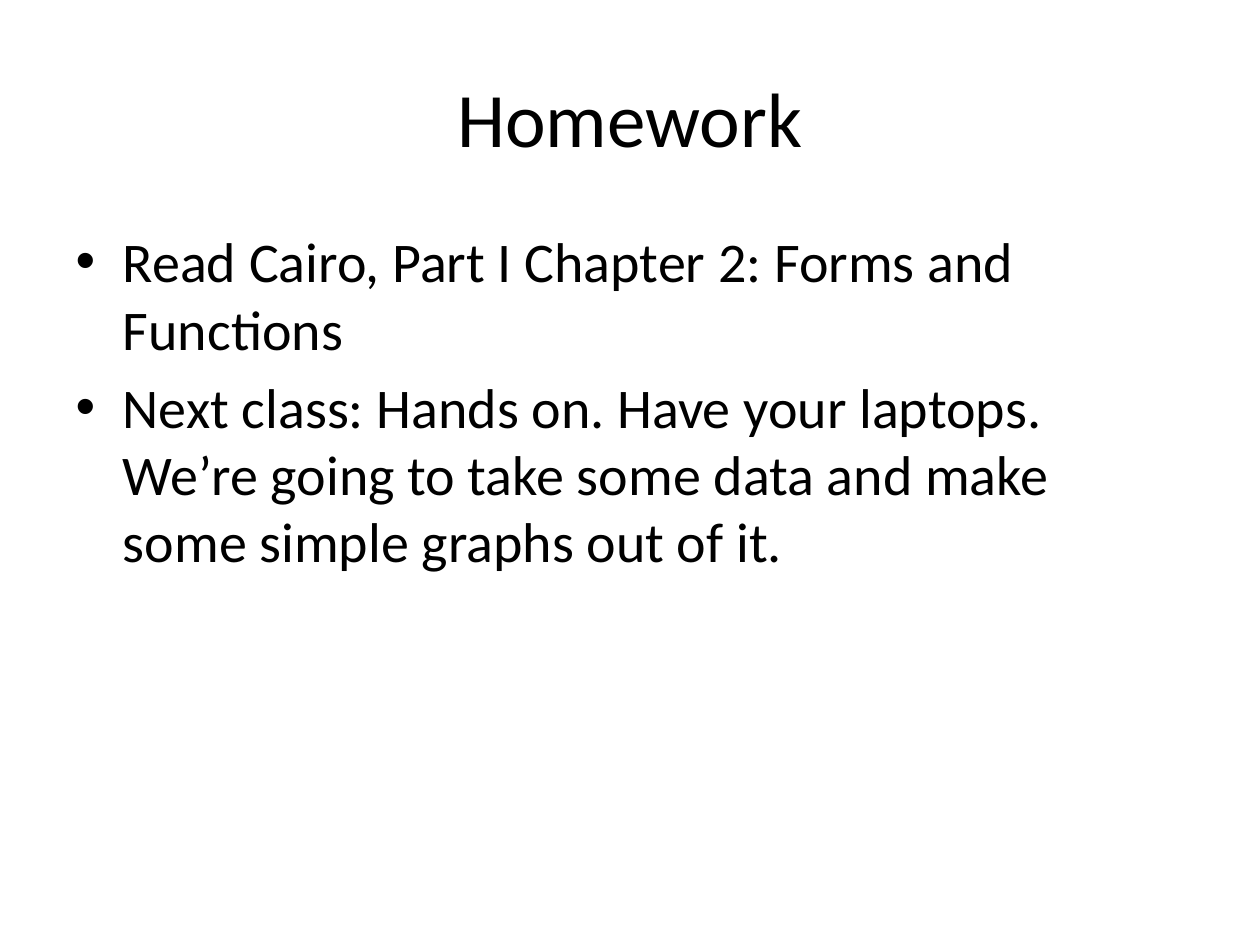
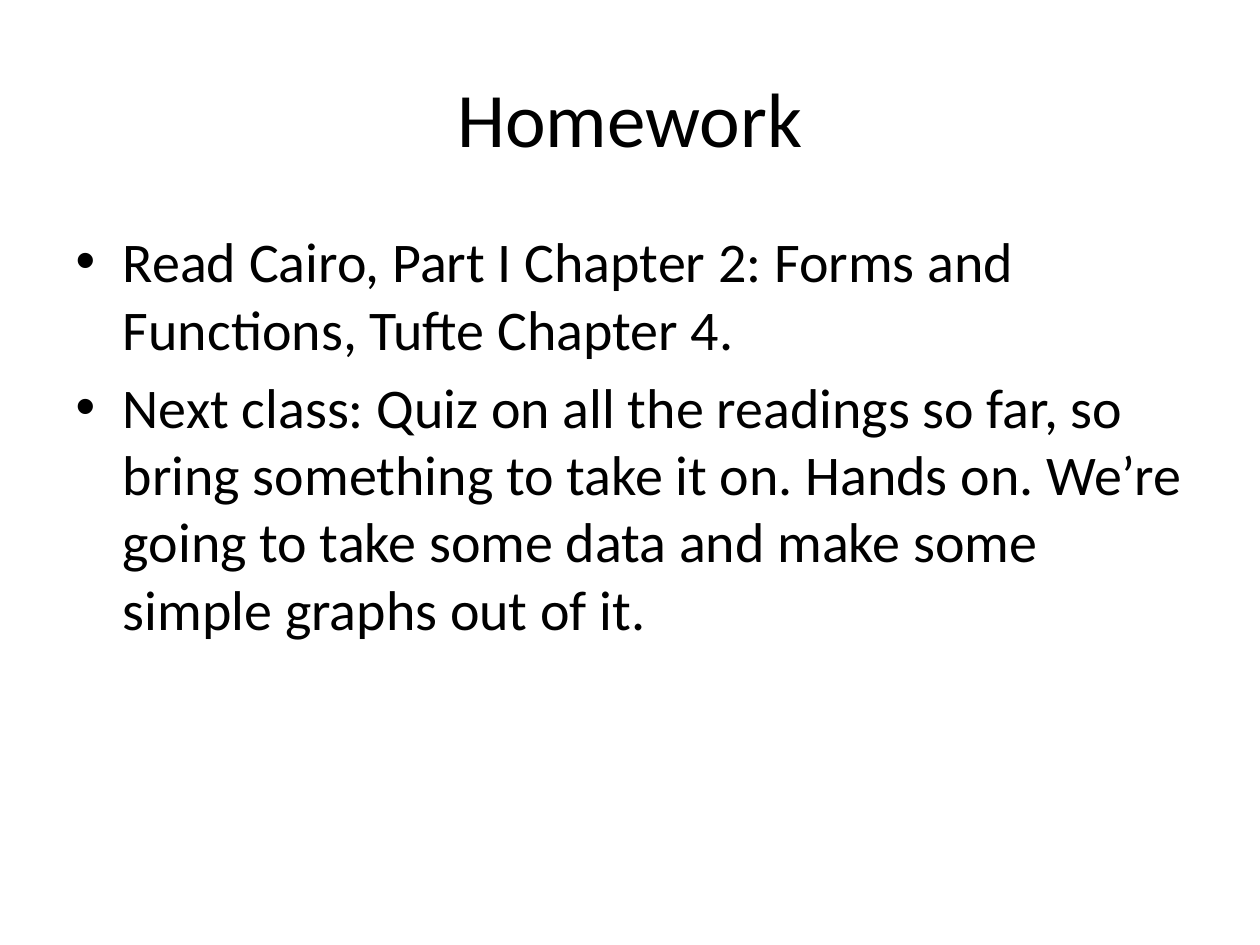
Before and after one commit to mattwaite/JOUR491-Data-Visualization, a slide deck: slide 11 of Lectures/Class3_GraphicalExcellence.pptx. Drawn at 1260x945 pixels with LibreOffice and Linux fonts; fonts in the diff are those of the drawing. Boxes give left, top, right and bottom in pixels: in the first picture for what was removed or moved away, otherwise in the second. Text is boxed around its words. In the diff, an @@ line names an element or a change of style, - is before the commit and + after.

```diff
--- a/Lectures/Class3_GraphicalExcellence.pptx
+++ b/Lectures/Class3_GraphicalExcellence.pptx
@@ text at (123, 243, 1181, 640): text changed @@
-• Read Cairo, Part I Chapter 2: Forms and Functions
-• Next class: Hands on. Have your laptops. We’re going to take some data and make some simple graphs out of it.
+• Read Cairo, Part I Chapter 2: Forms and Functions, Tufte Chapter 4.
+• Next class: Quiz on all the readings so far, so bring something to take it on. Hands on. We’re going to take some data and make some simple graphs out of it.
```
Also in this commit, not shown: 1 slide added, 1 slide removed, 4 other files.
